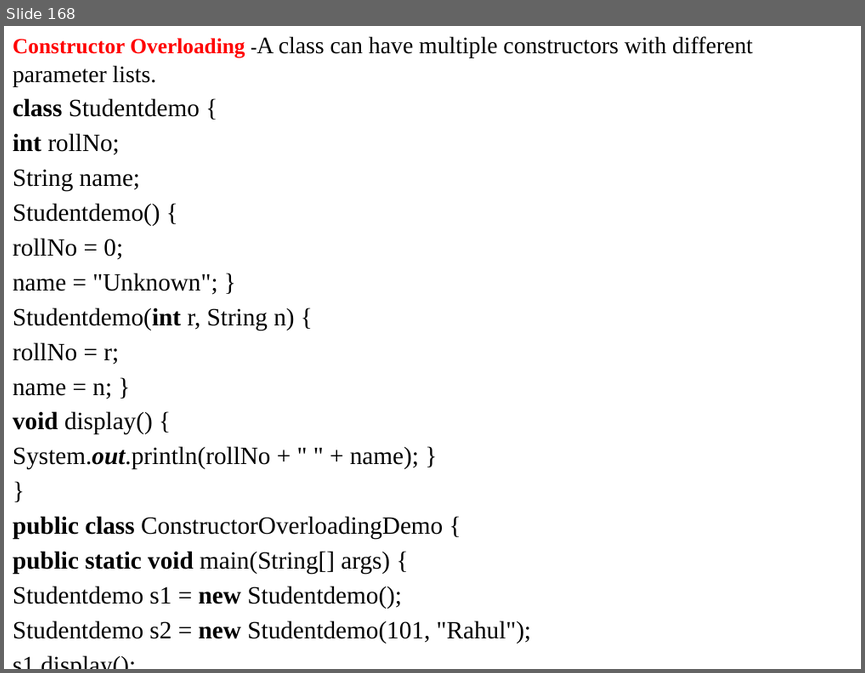
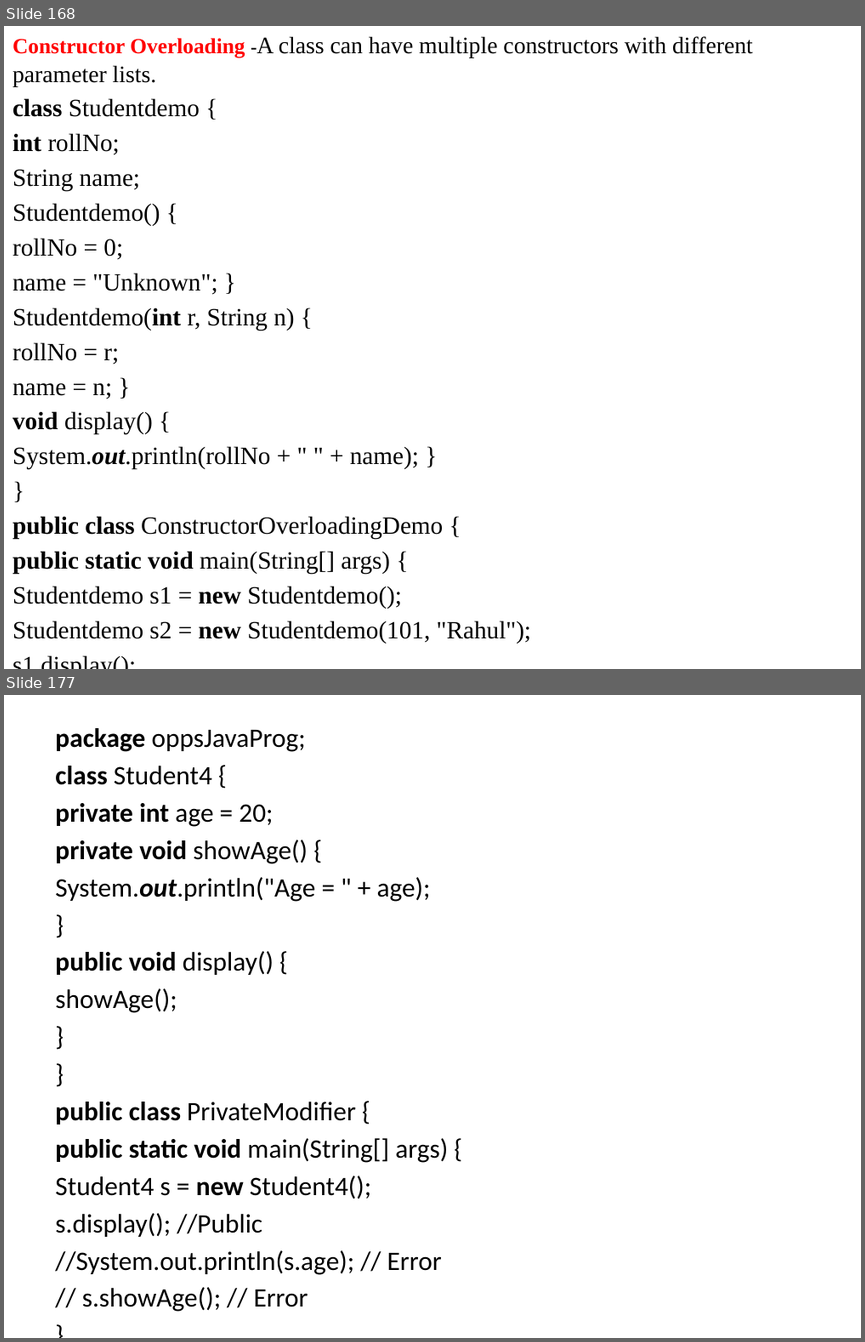
Before and after one commit to anvesh1987/Java-Programs-CSE-G, a slide deck: UNIT - I.pptx. Shown one above the other, each under a label of ours: slide 168 before the commit, slides 168 and 177 after it; the slides between them are not shown. The pictures are 865x673 and 865x1342 pixels, drawn with LibreOffice and Linux fonts; fonts in the diff are those of the drawing. Boxes give left, top, right and bottom in pixels: in the first picture for what was removed or moved away, otherwise in the second. Text is boxed around its words. In the diff, an @@ line names an element or a change of style, - is before the commit and + after.

```diff
--- a/UNIT - I.pptx
+++ b/UNIT - I.pptx
@@ slide 177 added at [4,695,861,1338], background #FFFFFF @@
@@ text added at [55,728,448,1311], 22.4 pt, text #000000 @@
+package oppsJavaProg;
+class Student4 {
+private int age = 20;
+private void showAge() {
+System.out.println("Age = " + age);
+}
+public void display() {
+showAge();
+}
+}
+public class PrivateModifier {
+public static void main(String[] args) {
+Student4 s = new Student4();
+s.display(); //Public
+//System.out.println(s.age); // Error
+// s.showAge(); // Error
+}
+}
```
Also in this commit, not shown: 1 slide changed, 32 other slides added, 39 slides removed.
